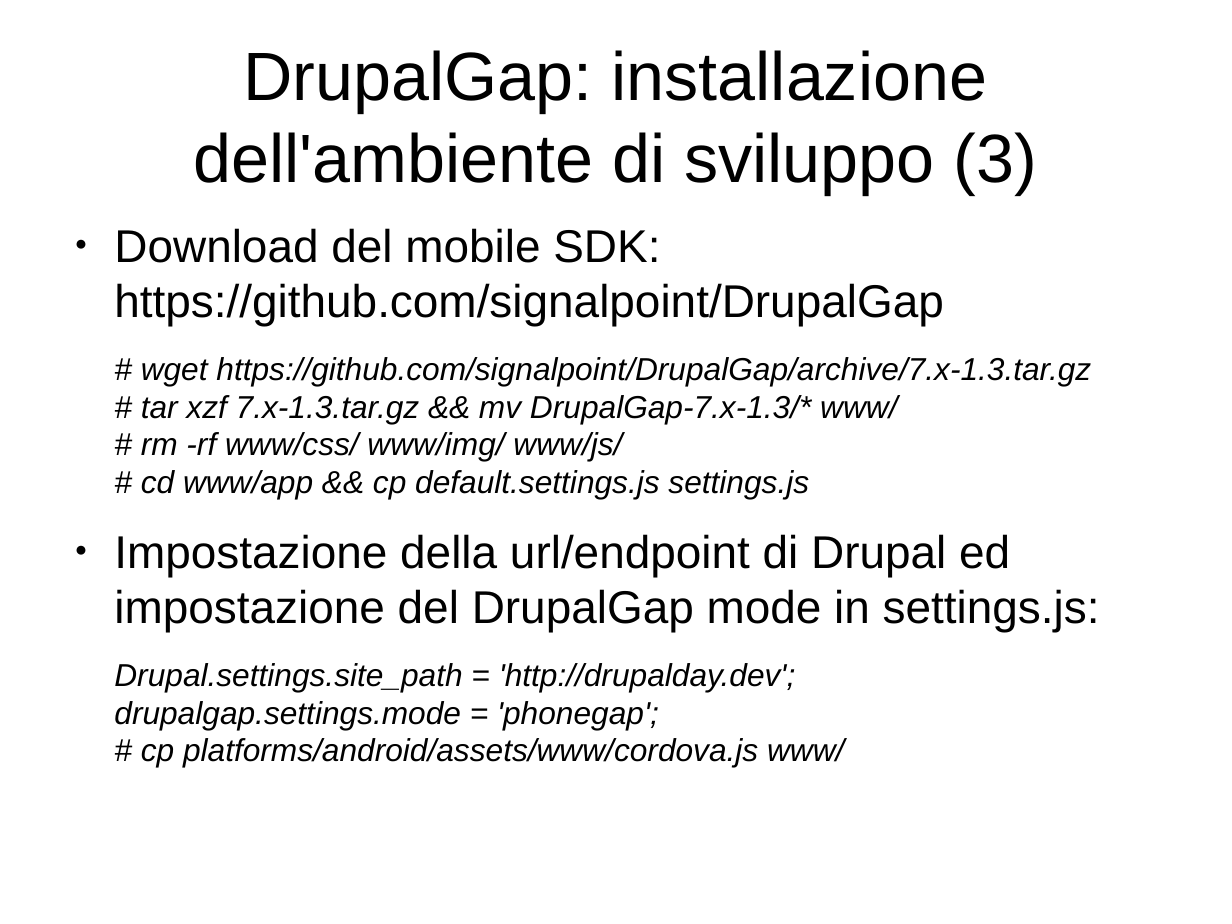
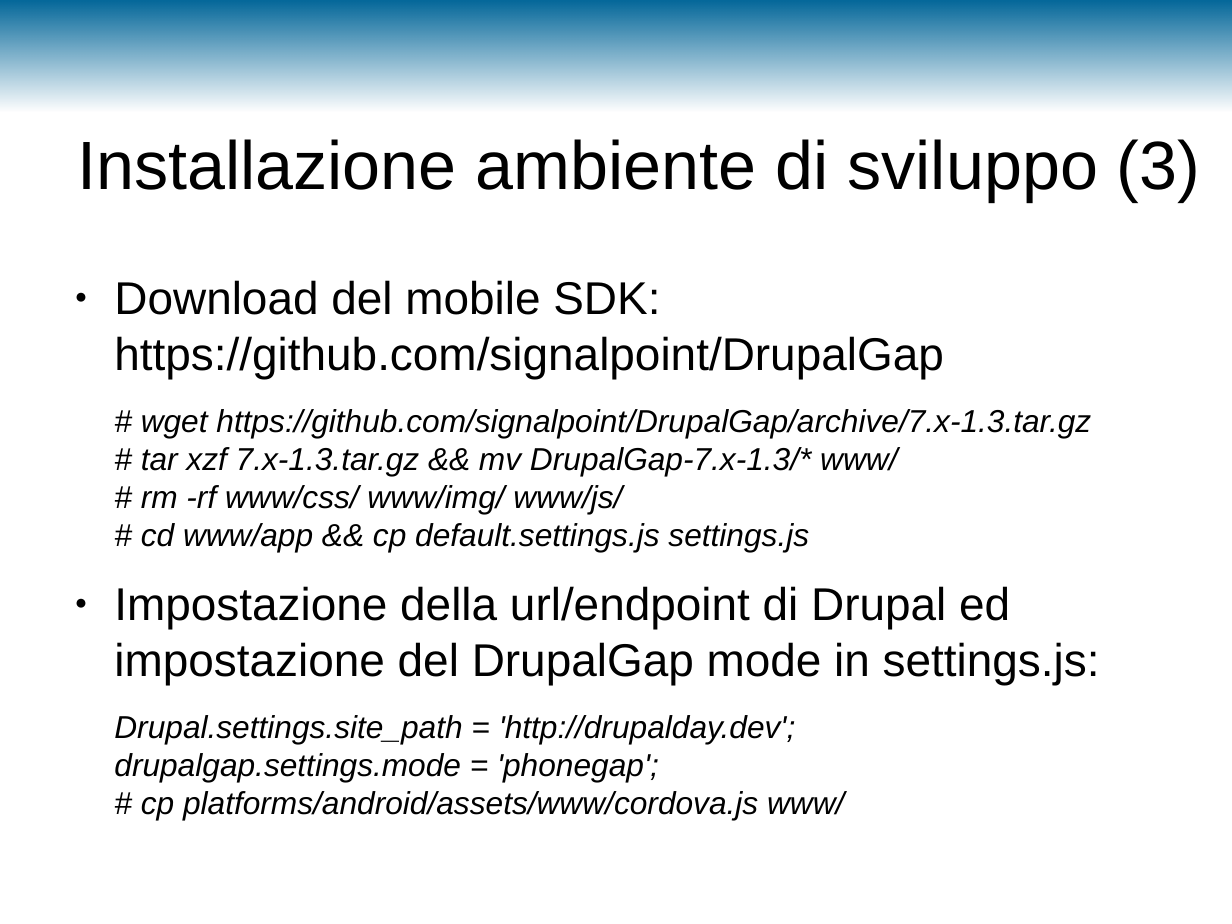
Before and after one commit to m3m3nto/drupalday2015_drupalgap, a slide deck: slide 10 of slide/DDay2015-DrupalGap.odp (slide 9 before the commit). Drawn at 1232x924 pixels with LibreOffice and Linux fonts; fonts in the diff are those of the drawing; background and template pictures are left out. Boxes give left, top, right and bottom in pixels: in the first picture for what was removed or moved away, otherwise in the second. Text is boxed around its words. In the diff, an @@ line names an element or a change of style, - is before the commit and + after.

```diff
--- a/slide/DDay2015-DrupalGap.odp
+++ b/slide/DDay2015-DrupalGap.odp
@@ rectangle added at box(0, 0, 1232, 112), fill gradient #006699 @@
@@ title at box(77, 139, 1200, 202): text changed @@
-DrupalGap: installazione dell'ambiente di sviluppo (3)
+Installazione ambiente di sviluppo (3)
@@ text "Download del mobile SDK: https://github.com/signalpoint/Drup ...": place and size @@
-text "Download del mobile SDK: https://github.com/signalpoint/Drup ..." at box(114, 228, 1100, 767)
+text "Download del mobile SDK: https://github.com/signalpoint/Drup ..." at box(114, 280, 1100, 820)
```
Also in this commit, not shown: 11 other slides changed, 4 slides added, 1 slide removed, 4 other files.
